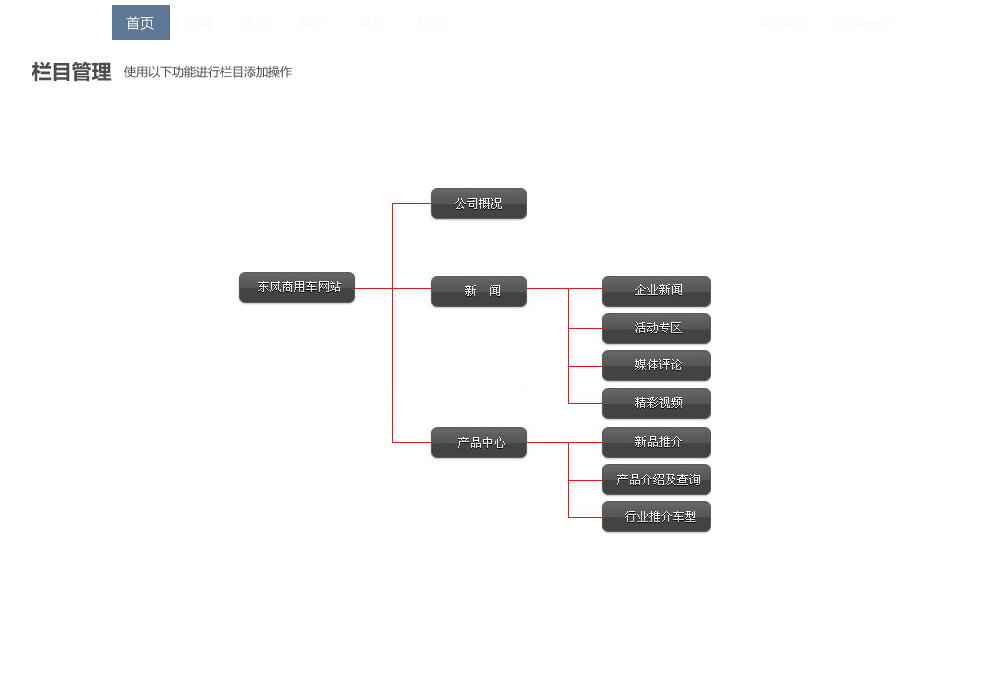
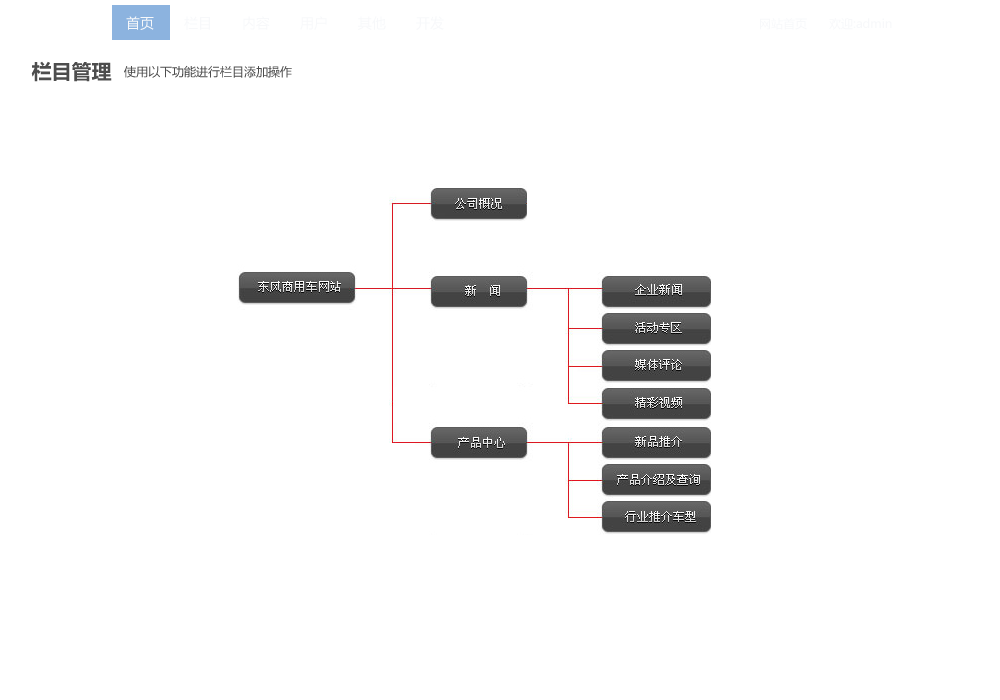
Layers edited between the first and the second 1000px x 700px image:
painted on "鼠标效果" over [112,5,170,40]
